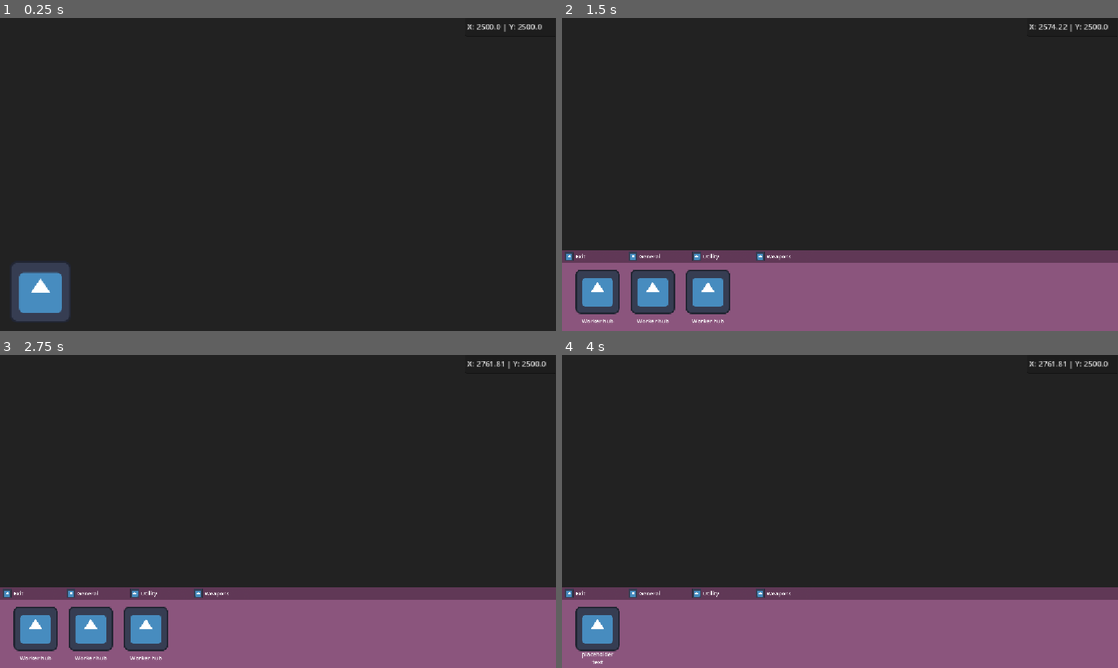
Above: before the commit, frames 1-4 (two rows, left to right).
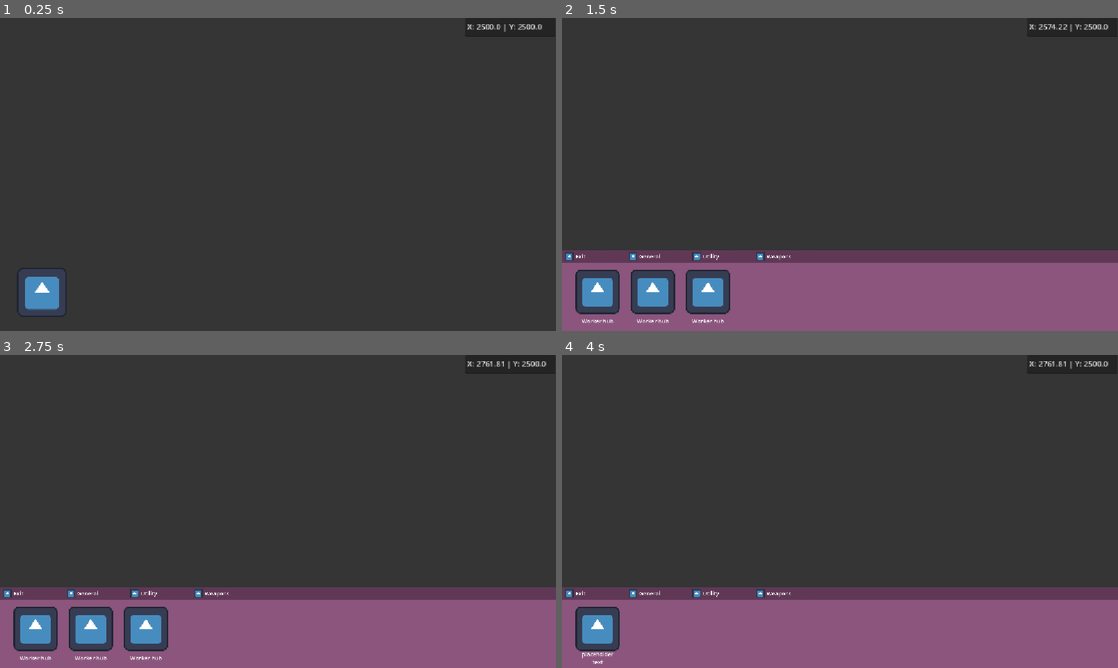
Above: after the commit, the same moments.

Repository: cursed144/Solar-Siege
Game: Godot game, scene res://Planet-Section/Scenes/planet_template.tscn
The game is run twice, just before and just after one commit, with the same random seed, the same clock (stepped at 60 frames per second) and the same inputs. The engine's default icon, where the game draws it, is replaced by a stand-in: a white triangle on a blue panel in a dark square.
Inputs (mouse positions are in pixels of both pictures, inside the frame that each line leads up to; where the layout moved, square brackets give the same spot in the first picture):
- Up to frame 1 (0.25 s): no input
- Up to frame 2 (1.5 s): click (606, 293) [600, 293] at 0.5 s; move the mouse to (840, 296) at 1.27 s; hold D (right) from 1.28 s (still down); hold E (e) from 1.28 s (still down)
- Up to frame 3 (2.75 s): tap Q (q) at 1.55 s; release D (right) at 2 s; release E (e) at 2 s; click "General" at 2 s
- Up to frame 4 (4 s): click "Utility" at 2.75 s; click "Weapons" at 3.5 s

The runs differ from the first frame. In frame 1, 1.1% of the frame differs, in the area x 2-13%, y 78-97%; in frame 2, less than 0.1%; in frame 3, less than 0.1%; in frame 4, less than 0.1%.

Commit message:
Add building info UI
Introduces a new BuildingInfo UI panel with open/close animations and script for displaying building details.  Updates building-related scripts and scenes to support building selection and info display, and improves cursor feedback for building interactions.

Diff:
--- /dev/null
+++ b/Game/Planet-Section/Classes/building.gd
@@ -0,0 +1,11 @@
+class_name Building
+extends Area2D
+
+@onready var build_info: Control = get_node("../../UI/BuildingInfo")
+
+func _ready() -> void:
+	print(get_node("..").name)
+
+
+func _on_click_area_pressed() -> void:
+	build_info.building_clicked(self)
--- /dev/null
+++ b/Game/Planet-Section/Scenes/Buildings/building_template.tscn
@@ -0,0 +1,27 @@
+[gd_scene load_steps=4 format=3 uid="uid://c6yvaai4dadhi"]
+
+[ext_resource type="Script" uid="uid://b8tbqtmg365vg" path="res://Planet-Section/Classes/building.gd" id="1_7nu8w"]
+[ext_resource type="Texture2D" uid="uid://deixmur2ebu3f" path="res://icon.svg" id="1_k3hnj"]
+
+[sub_resource type="RectangleShape2D" id="RectangleShape2D_wblrm"]
+size = Vector2(128, 128)
+
+[node name="BuildingTemp" type="Area2D"]
+collision_layer = 16
+collision_mask = 0
+script = ExtResource("1_7nu8w")
+
+[node name="Sprite2D" type="Sprite2D" parent="."]
+texture = ExtResource("1_k3hnj")
+
+[node name="CollisionShape2D" type="CollisionShape2D" parent="."]
+shape = SubResource("RectangleShape2D_wblrm")
+
+[node name="ClickArea" type="TextureButton" parent="."]
+offset_left = -64.0
+offset_top = -64.0
+offset_right = 64.0
+offset_bottom = 64.0
+mouse_default_cursor_shape = 2
+
+[connection signal="pressed" from="ClickArea" to="." method="_on_click_area_pressed"]
--- a/Game/Planet-Section/Scenes/Buildings/worker_hub.tscn
+++ /dev/null
@@ -1,16 +0,0 @@
-[gd_scene load_steps=3 format=3 uid="uid://c6yvaai4dadhi"]
-
-[ext_resource type="Texture2D" uid="uid://deixmur2ebu3f" path="res://icon.svg" id="1_k3hnj"]
-
-[sub_resource type="RectangleShape2D" id="RectangleShape2D_wblrm"]
-size = Vector2(128, 128)
-
-[node name="WorkerHub" type="StaticBody2D"]
-collision_layer = 16
-collision_mask = 0
-
-[node name="Sprite2D" type="Sprite2D" parent="."]
-texture = ExtResource("1_k3hnj")
-
-[node name="CollisionShape2D" type="CollisionShape2D" parent="."]
-shape = SubResource("RectangleShape2D_wblrm")
--- a/Game/Planet-Section/Scenes/building_icon.tscn
+++ b/Game/Planet-Section/Scenes/building_icon.tscn
@@ -11,6 +11,7 @@
 offset_bottom = -520.0
 grow_horizontal = 2
 grow_vertical = 2
+mouse_default_cursor_shape = 2
 texture_normal = ExtResource("2_yvxru")
 script = ExtResource("1_sj01r")
 
--- a/Game/Planet-Section/Scenes/building_tab.tscn
+++ b/Game/Planet-Section/Scenes/building_tab.tscn
@@ -7,6 +7,7 @@
 [node name="BuildingTab" type="TextureButton"]
 offset_right = 128.0
 offset_bottom = 25.0
+mouse_default_cursor_shape = 2
 texture_normal = ExtResource("1_nimr3")
 script = ExtResource("2_nimr3")
 
--- a/Game/Planet-Section/Scenes/planet_template.tscn
+++ b/Game/Planet-Section/Scenes/planet_template.tscn
@@ -1,7 +1,7 @@
-[gd_scene load_steps=19 format=3 uid="uid://d4ha36564l20p"]
+[gd_scene load_steps=24 format=3 uid="uid://d4ha36564l20p"]
 
 [ext_resource type="Script" uid="uid://c5wbnqrgl4aor" path="res://Planet-Section/Scripts/planet.gd" id="1_r0ntb"]
-[ext_resource type="PackedScene" uid="uid://c6yvaai4dadhi" path="res://Planet-Section/Scenes/Buildings/worker_hub.tscn" id="2_5xlqu"]
+[ext_resource type="PackedScene" uid="uid://c6yvaai4dadhi" path="res://Planet-Section/Scenes/Buildings/building_template.tscn" id="2_5xlqu"]
 [ext_resource type="Script" uid="uid://d13xkb3oocukv" path="res://Planet-Section/Scripts/player_cam.gd" id="2_becdf"]
 [ext_resource type="Script" uid="uid://lbjy23qvrrm8" path="res://Planet-Section/Scripts/pos_nums.gd" id="3_j25nj"]
 [ext_resource type="Script" uid="uid://viu0lkuoi5hj" path="res://Planet-Section/Scripts/building_menu.gd" id="4_3w1ld"]
@@ -10,6 +10,7 @@
 [ext_resource type="PackedScene" uid="uid://dx0pwai5nk0di" path="res://Planet-Section/Scenes/building_icon.tscn" id="5_xqwqb"]
 [ext_resource type="Resource" uid="uid://ovbfsshvr576" path="res://Planet-Section/Resources/Buildings/worker_hub.tres" id="6_0pncr"]
 [ext_resource type="Texture2D" uid="uid://deixmur2ebu3f" path="res://icon.svg" id="7_5gyni"]
+[ext_resource type="Script" uid="uid://dwytf3p3tvovs" path="res://Planet-Section/Scripts/building_info.gd" id="11_lorx5"]
 
 [sub_resource type="TileSetScenesCollectionSource" id="TileSetScenesCollectionSource_x85yj"]
 resource_name = "Buildings"
@@ -79,6 +80,62 @@
 &"show_build_ui": SubResource("Animation_0essa")
 }
 
+[sub_resource type="Animation" id="Animation_lorx5"]
+resource_name = "open"
+length = 0.5
+step = 0.5
+tracks/0/type = "value"
+tracks/0/imported = false
+tracks/0/enabled = true
+tracks/0/path = NodePath(".:position")
+tracks/0/interp = 1
+tracks/0/loop_wrap = true
+tracks/0/keys = {
+"times": PackedFloat32Array(0, 0.5),
+"transitions": PackedFloat32Array(0.35, 1),
+"update": 0,
+"values": [Vector2(-297, 0), Vector2(0, 0)]
+}
+
+[sub_resource type="Animation" id="Animation_jr884"]
+length = 0.001
+tracks/0/type = "value"
+tracks/0/imported = false
+tracks/0/enabled = true
+tracks/0/path = NodePath(".:position")
+tracks/0/interp = 1
+tracks/0/loop_wrap = true
+tracks/0/keys = {
+"times": PackedFloat32Array(0),
+"transitions": PackedFloat32Array(1),
+"update": 0,
+"values": [Vector2(-297, 0)]
+}
+
+[sub_resource type="Animation" id="Animation_ufsj7"]
+resource_name = "close"
+length = 0.5
+step = 0.5
+tracks/0/type = "value"
+tracks/0/imported = false
+tracks/0/enabled = true
+tracks/0/path = NodePath(".:position")
+tracks/0/interp = 1
+tracks/0/loop_wrap = true
+tracks/0/keys = {
+"times": PackedFloat32Array(0, 0.5),
+"transitions": PackedFloat32Array(0.35, 1),
+"update": 0,
+"values": [Vector2(0, 0), Vector2(-297, 0)]
+}
+
+[sub_resource type="AnimationLibrary" id="AnimationLibrary_6ei45"]
+_data = {
+&"RESET": SubResource("Animation_jr884"),
+&"close": SubResource("Animation_ufsj7"),
+&"open": SubResource("Animation_lorx5")
+}
+
 [node name="Planet" type="Node2D"]
 script = ExtResource("1_r0ntb")
 
@@ -94,7 +151,7 @@
 script = ExtResource("2_becdf")
 
 [node name="PlayingField" type="MeshInstance2D" parent="."]
-self_modulate = Color(0.13319641, 0.13319641, 0.13319638, 1)
+self_modulate = Color(0.20871013, 0.20871016, 0.20871013, 1)
 z_index = -1
 position = Vector2(5, 5)
 scale = Vector2(10, 10)
@@ -107,14 +164,26 @@
 [node name="Sprite2D" type="Sprite2D" parent="BuildingPreview"]
 self_modulate = Color(1, 1, 1, 0.50980395)
 
+[node name="MouseChanger" type="Control" parent="BuildingPreview"]
+layout_mode = 3
+anchors_preset = 0
+offset_left = -184.0
+offset_top = -169.0
+offset_right = 187.0
+offset_bottom = 172.0
+mouse_default_cursor_shape = 13
+metadata/_edit_lock_ = true
+
 [node name="UI" type="CanvasLayer" parent="."]
 unique_name_in_owner = true
 
 [node name="BuildingButton" type="TextureButton" parent="UI"]
-offset_left = 20.0
-offset_top = 503.0
-offset_right = 148.0
-offset_bottom = 631.0
+offset_left = 36.0
+offset_top = 517.0
+offset_right = 164.0
+offset_bottom = 645.0
+scale = Vector2(0.8, 0.8)
+mouse_default_cursor_shape = 2
 texture_normal = ExtResource("7_5gyni")
 
 [node name="PosNums" type="Control" parent="UI"]
@@ -268,6 +337,57 @@
 &"": SubResource("AnimationLibrary_lorx5")
 }
 
+[node name="BuildingInfo" type="Control" parent="UI"]
+layout_mode = 3
+anchors_preset = 0
+offset_left = -297.0
+offset_bottom = 648.0
+script = ExtResource("11_lorx5")
+
+[node name="Content" type="Control" parent="UI/BuildingInfo"]
+anchors_preset = 0
+offset_right = 297.0
+offset_bottom = 648.0
+
+[node name="BuildingName" type="RichTextLabel" parent="UI/BuildingInfo/Content"]
+layout_mode = 0
+offset_right = 1484.9999
+offset_bottom = 114.99999
+scale = Vector2(0.2, 0.2)
+theme_override_font_sizes/normal_font_size = 80
+text = "Building name goes here"
+fit_content = true
+scroll_active = false
+horizontal_alignment = 1
+vertical_alignment = 1
+
+[node name="Operations" type="ScrollContainer" parent="UI/BuildingInfo/Content"]
+layout_mode = 0
+offset_left = 45.0
+offset_top = 130.0
+offset_right = 85.0
+offset_bottom = 170.0
+
+[node name="List" type="VBoxContainer" parent="UI/BuildingInfo/Content/Operations"]
+layout_mode = 2
+
+[node name="Seperators" type="Control" parent="UI/BuildingInfo"]
+anchors_preset = 0
+offset_right = 297.0
+offset_bottom = 648.0
+
+[node name="BG" type="ColorRect" parent="UI/BuildingInfo"]
+z_index = -1
+layout_mode = 0
+offset_right = 297.0
+offset_bottom = 648.0
+color = Color(0, 0, 0, 1)
+
+[node name="AnimationPlayer" type="AnimationPlayer" parent="UI/BuildingInfo"]
+libraries = {
+&"": SubResource("AnimationLibrary_6ei45")
+}
+
 [connection signal="pressed" from="UI/BuildingButton" to="UI/BuildingMenu" method="_on_building_button_pressed"]
 [connection signal="mouse_entered" from="UI/BuildingMenu/ScrollingArea" to="UI/BuildingMenu" method="_on_scrolling_area_mouse_entered"]
 [connection signal="mouse_exited" from="UI/BuildingMenu/ScrollingArea" to="UI/BuildingMenu" method="_on_scrolling_area_mouse_exited"]
--- /dev/null
+++ b/Game/Planet-Section/Scripts/building_info.gd
@@ -0,0 +1,33 @@
+extends Control
+
+var is_open: bool = false
+var curr_building = null
+
+
+func building_clicked(building) -> void:
+	if is_instance_valid(curr_building) and (curr_building == building) and is_open:
+		close()
+		return
+
+	if not is_open:
+		open()
+
+	fill_info(building)
+	curr_building = building
+
+
+func fill_info(building) -> void:
+	$RichTextLabel.text = building.name
+
+
+func open() -> void:
+	if %UI/BuildingMenu.is_open:
+		%UI/BuildingMenu._on_tab_pressed("Exit")
+
+	$AnimationPlayer.play("open")
+	is_open = true
+
+func close():
+	$AnimationPlayer.stop()
+	$AnimationPlayer.play("close")
+	is_open = false
--- a/Game/Planet-Section/Scripts/building_menu.gd
+++ b/Game/Planet-Section/Scripts/building_menu.gd
@@ -1,6 +1,7 @@
 extends Control
 
 var is_mouse_in_area := false
+var is_open := false
 
 
 func _ready() -> void:
@@ -27,6 +28,7 @@
 
 
 func _on_building_button_pressed() -> void:
+	is_open = true
 	$HoverMenu.show()
 	$AnimationPlayer.play("show_build_ui")
 
@@ -48,6 +50,7 @@
 	if target_name == "Exit":
 		$AnimationPlayer.play("hide_build_ui")
 		$HoverMenu.hide()
+		is_open = false
 		return
 
 	$Buildings.scroll_horizontal = 0
--- a/Game/Planet-Section/Scripts/building_preview.gd
+++ b/Game/Planet-Section/Scripts/building_preview.gd
@@ -25,6 +25,7 @@
 	is_placing = true
 	stored_building = data
 	$Sprite2D.texture = data.icon
+	$MouseChanger.mouse_default_cursor_shape = Control.CursorShape.CURSOR_MOVE
 
 
 func place_building(id: int) -> void:
@@ -38,3 +39,4 @@
 	is_placing = false
 	stored_building = null
 	$Sprite2D.texture = null
+	$MouseChanger.mouse_default_cursor_shape = Control.CursorShape.CURSOR_ARROW
Not shown, added: Game/Planet-Section/Classes/building.gd.uid
Not shown, added: Game/Planet-Section/Scripts/building_info.gd.uid
